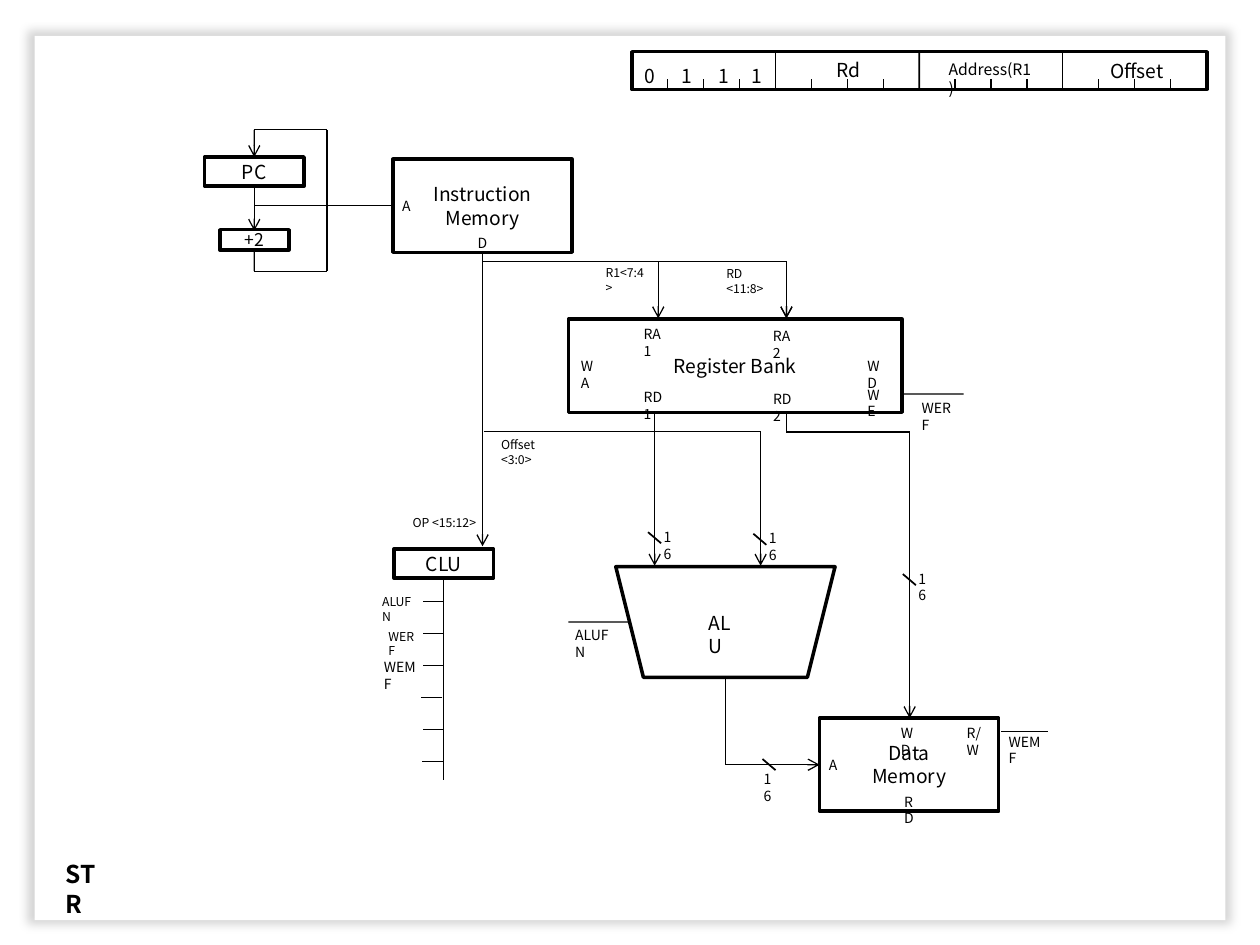
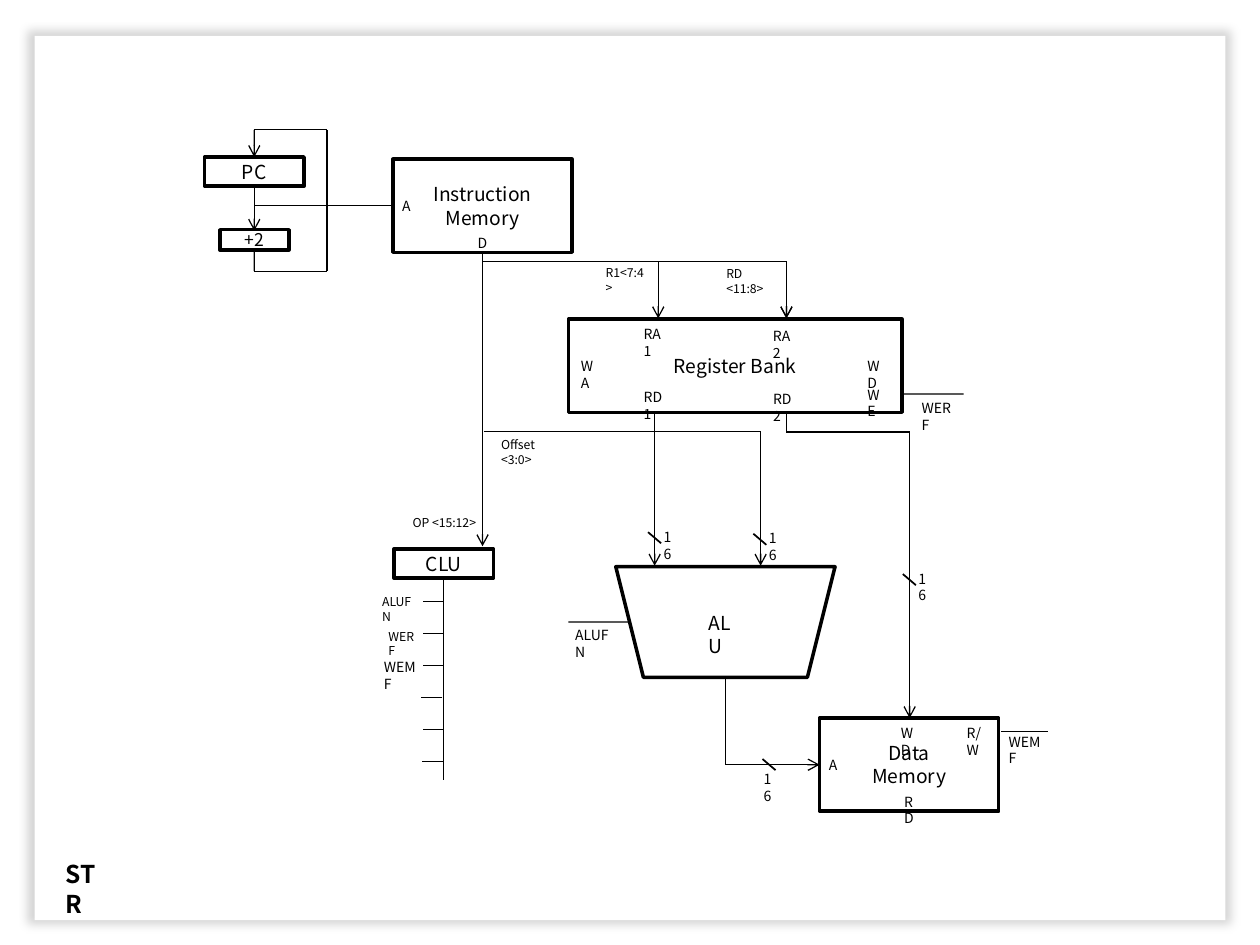
Before and after one commit to eldora/CASM, a slide deck: slide 22 of GradPortfolio.pptx (slide 21 before the commit). Drawn at 1260x945 pixels with LibreOffice and Linux fonts; fonts in the diff are those of the drawing; background and template pictures are left out. Boxes give left, top, right and bottom in pixels: in the first picture for what was removed or moved away, otherwise in the second. Text is boxed around its words. In the diff, an @@ line names an element or a change of style, - is before the commit and + after.

```diff
--- a/GradPortfolio.pptx
+++ b/GradPortfolio.pptx
@@ rectangle removed at [631, 52, 1206, 89] @@
@@ line removed from (775, 89) to (775, 52) @@
@@ line removed from (920, 89) to (920, 52) @@
@@ line removed from (1062, 91) to (1062, 53) @@
@@ line removed from (631, 89) to (631, 79) @@
@@ text removed at [644, 68, 655, 89] @@
-0
@@ line removed from (668, 89) to (668, 79) @@
@@ text removed at [681, 69, 692, 89] @@
-1
@@ line removed from (703, 89) to (703, 79) @@
@@ text removed at [718, 69, 729, 89] @@
-1
@@ line removed from (740, 89) to (740, 79) @@
@@ text removed at [752, 69, 763, 89] @@
-1
@@ line removed from (811, 89) to (811, 79) @@
@@ text removed at [836, 61, 860, 83] @@
-Rd
@@ line removed from (847, 89) to (847, 79) @@
@@ line removed from (883, 89) to (883, 79) @@
@@ text removed at [949, 62, 1032, 80] @@
-Address(R1)
@@ line removed from (955, 89) to (955, 79) @@
@@ line removed from (992, 89) to (992, 79) @@
@@ line removed from (1027, 89) to (1027, 79) @@
@@ line removed from (1063, 89) to (1063, 79) @@
@@ line removed from (1099, 89) to (1099, 79) @@
@@ text removed at [1110, 62, 1163, 85] @@
-Offset
@@ line removed from (1135, 89) to (1135, 79) @@
@@ line removed from (1171, 89) to (1171, 79) @@
@@ line removed from (1207, 89) to (1207, 79) @@
```
Also in this commit, not shown: 12 other slides changed, 5 slides added, 2 slides removed, 1 other file.
